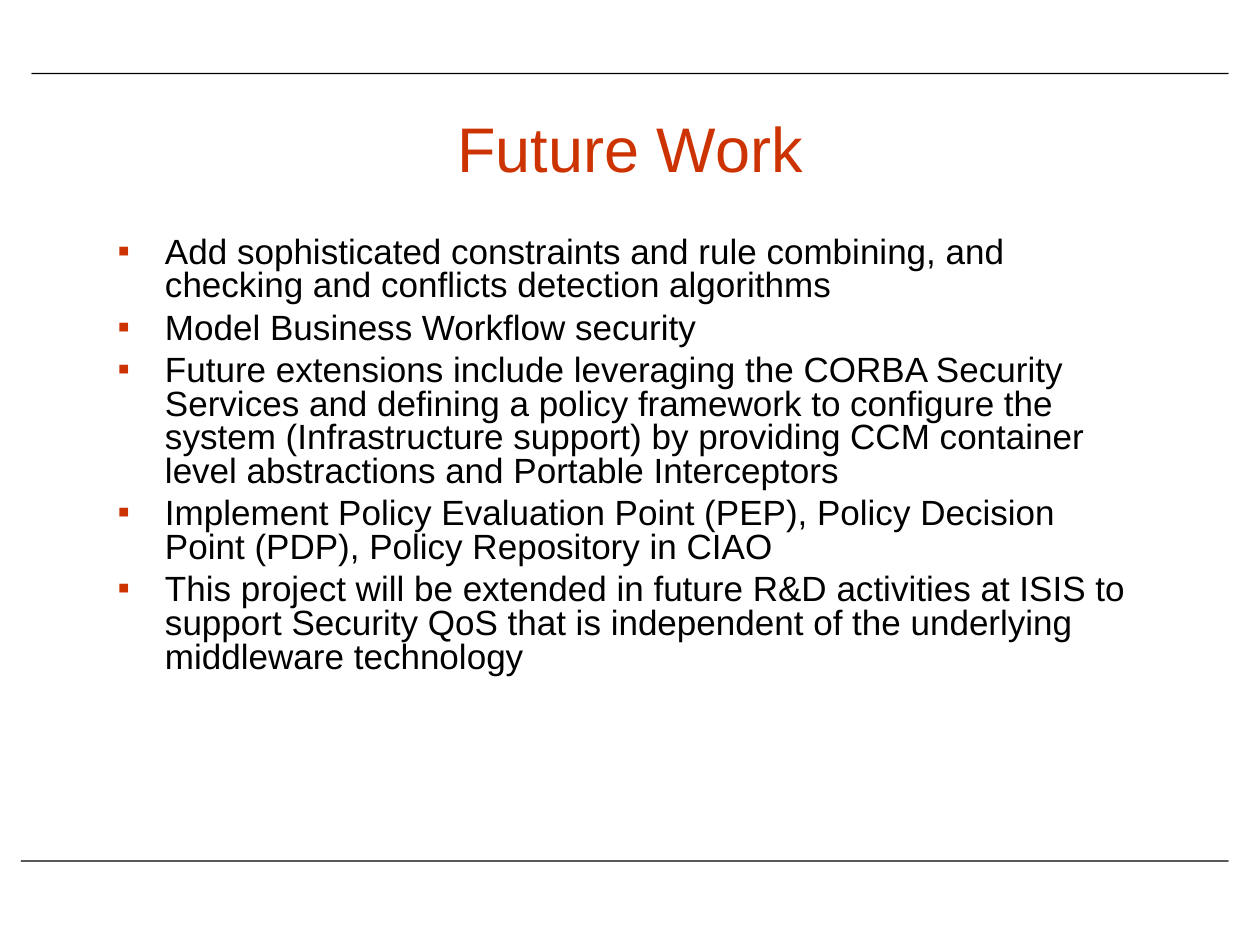
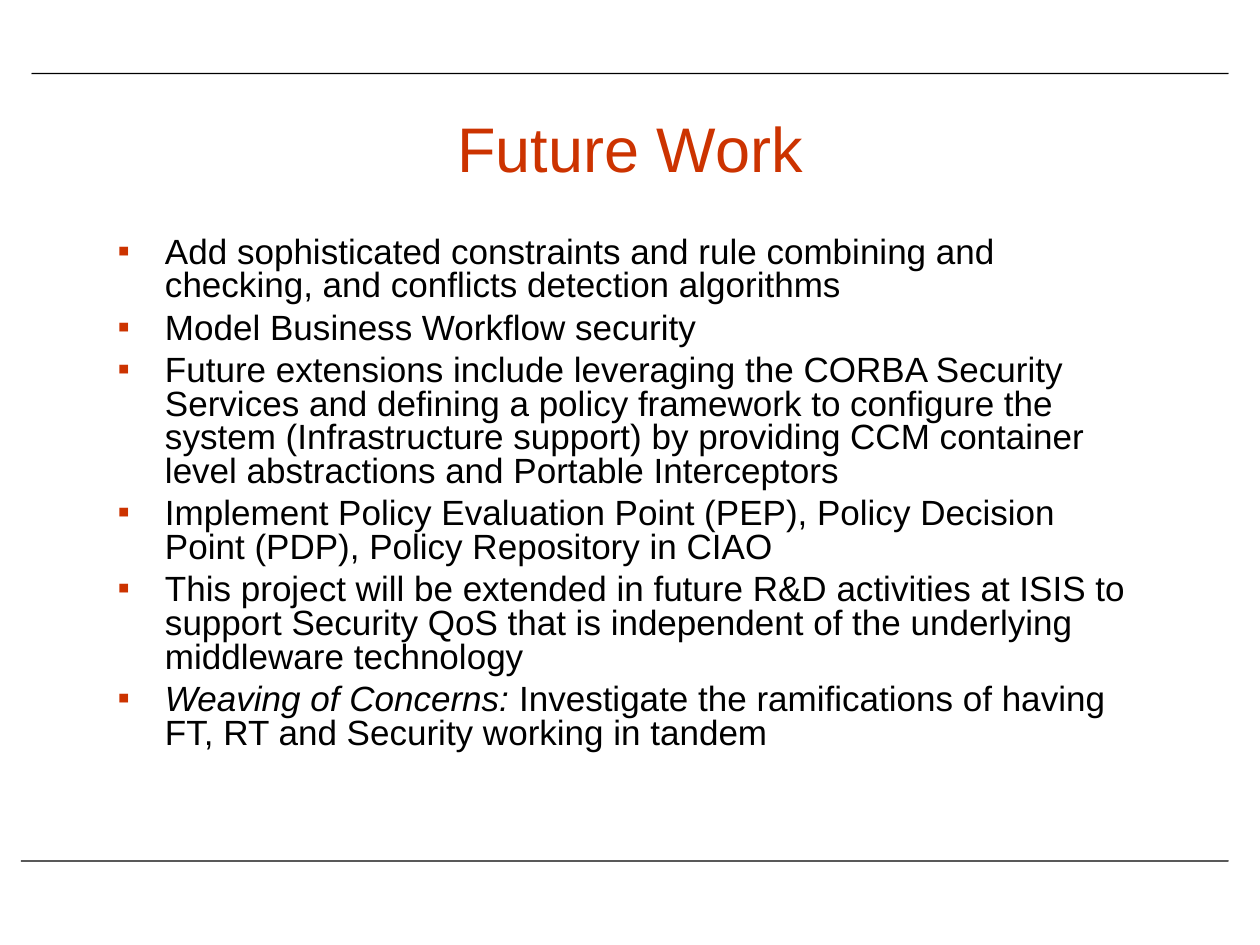
Before and after one commit to DOCGroup/CoSMIC, a slide deck: slide 15 of CoSMIC/PSM/CQML/SQML-SecurityQoSDSML.ppt. Drawn at 1260x945 pixels with LibreOffice and Linux fonts; fonts in the diff are those of the drawing; background and template pictures are left out. Boxes give left, top, right and bottom in pixels: in the first picture for what was removed or moved away, otherwise in the second. Text is boxed around its words. In the diff, an @@ line names an element or a change of style, - is before the commit and + after.

Commit message:
Updated Security PPT

```diff
--- a/CoSMIC/PSM/CQML/SQML-SecurityQoSDSML.ppt
+++ b/CoSMIC/PSM/CQML/SQML-SecurityQoSDSML.ppt
@@ text at (165, 238, 994, 304): text changed @@
-▪ Add sophisticated constraints and rule combining, and checking and conflicts detection algorithms
+▪ Add sophisticated constraints and rule combining and checking, and conflicts detection algorithms
@@ text at (165, 685, 1105, 751): paragraph added @@
+▪ Weaving of Concerns: Investigate the ramifications of having FT, RT and Security working in tandem
```
Also in this commit, not shown: 1 other slide changed, 1 other file.
